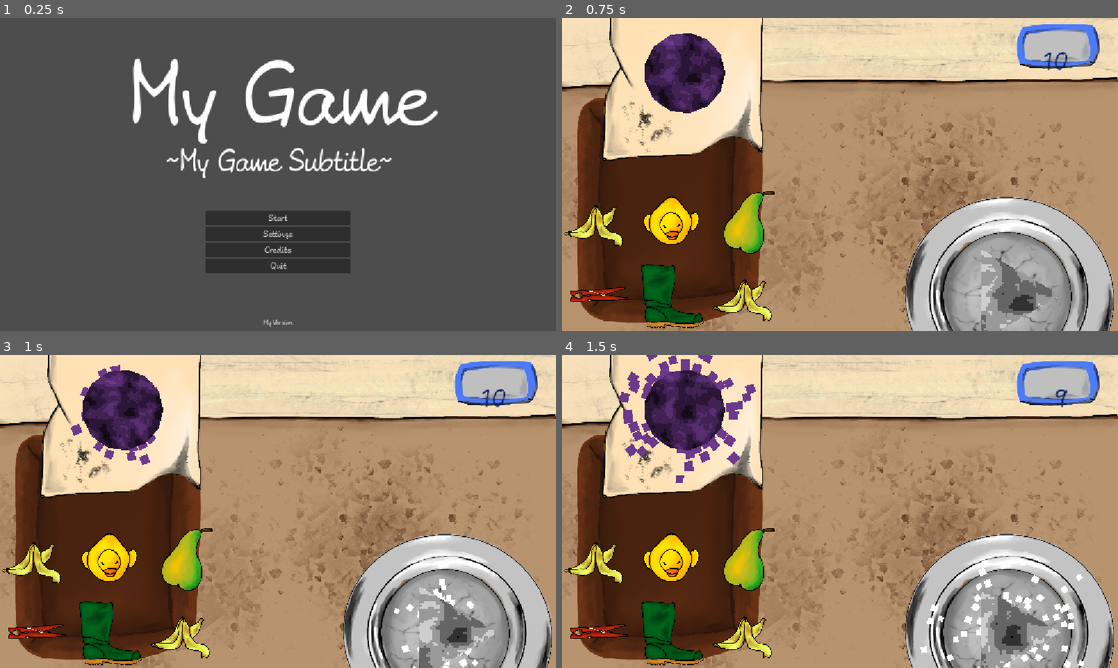
Above: before the commit, frames 1-4 (two rows, left to right).
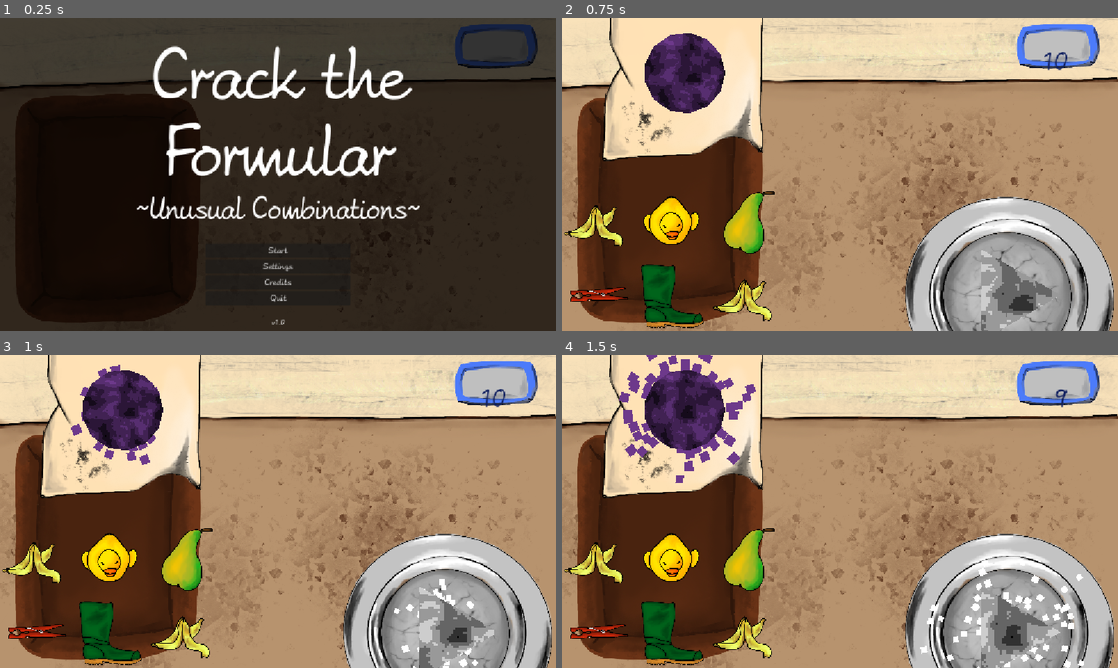
Above: after the commit, the same moments.

Repository: KIT-GameJam/Firework-Craft
Game: Godot game, scene res://gamemanager/gamemanager.tscn
The game is run twice, just before and just after one commit, with the same random seed, the same clock (stepped at 60 frames per second) and the same inputs.
Inputs (mouse positions are in pixels of both pictures, inside the frame that each line leads up to):
- Up to frame 1 (0.25 s): no input
- Up to frame 2 (0.75 s): click "Start" at 0.5 s
- Up to frame 3 (1 s): no input
- Up to frame 4 (1.5 s): tap Enter at 1.25 s; move the mouse to (684, 398) at 1.27 s; hold D (move_right) from 1.28 s (still down); click (684, 398) at 1.42 s

The runs differ from the first frame. In frame 1, 95% of the frame differs, in the area x 0-100%, y 0-100%; in frame 2, nothing differs; in frame 3, nothing differs; in frame 4, nothing differs.

Commit message:
edit project name and screen backgrounds

Diff:
--- a/project.godot
+++ b/project.godot
@@ -10,9 +10,10 @@
 
 [application]
 
-config/name="Firework Craft"
+config/name="Crack the Formular"
 run/main_scene="res://gamemanager/gamemanager.tscn"
 config/features=PackedStringArray("4.5", "GL Compatibility")
+boot_splash/bg_color=Color(0.19215687, 0.15294118, 0.11372549, 1)
 config/icon="res://icon.svg"
 
 [autoload]
--- a/ui/screens/day-over-screen/day_over_screen.tscn
+++ b/ui/screens/day-over-screen/day_over_screen.tscn
@@ -1,7 +1,8 @@
-[gd_scene load_steps=3 format=3 uid="uid://u1l0uufcdwif"]
+[gd_scene load_steps=4 format=3 uid="uid://u1l0uufcdwif"]
 
 [ext_resource type="Theme" uid="uid://hheneshfv1b2" path="res://ui/themes/your_theme.tres" id="1_nk6t1"]
 [ext_resource type="Script" uid="uid://b8kvsir2e8n1b" path="res://ui/screens/day-over-screen/day_over_screen.gd" id="2_hheev"]
+[ext_resource type="Texture2D" uid="uid://dql4xoxu7o26a" path="res://textures/counter.png" id="3_wgr8u"]
 
 [node name="DayOverScreen" type="Control"]
 layout_mode = 3
@@ -13,6 +14,17 @@
 theme = ExtResource("1_nk6t1")
 script = ExtResource("2_hheev")
 
+[node name="TextureRect" type="TextureRect" parent="."]
+modulate = Color(0.26657522, 0.2665752, 0.2665752, 1)
+layout_mode = 1
+anchors_preset = 15
+anchor_right = 1.0
+anchor_bottom = 1.0
+grow_horizontal = 2
+grow_vertical = 2
+texture = ExtResource("3_wgr8u")
+expand_mode = 1
+
 [node name="VBoxContainer" type="VBoxContainer" parent="."]
 layout_mode = 1
 anchors_preset = 15
@@ -20,6 +32,9 @@
 anchor_bottom = 1.0
 grow_horizontal = 2
 grow_vertical = 2
+
+[node name="MarginContainer" type="MarginContainer" parent="VBoxContainer"]
+layout_mode = 2
 
 [node name="Title" type="Label" parent="VBoxContainer"]
 layout_mode = 2
@@ -42,6 +57,9 @@
 theme = ExtResource("1_nk6t1")
 step = 1.0
 
+[node name="MarginContainer4" type="MarginContainer" parent="VBoxContainer"]
+layout_mode = 2
+
 [node name="Button" type="Button" parent="VBoxContainer"]
 layout_mode = 2
 size_flags_horizontal = 4
@@ -50,4 +68,8 @@
 theme_type_variation = &"FlatButton"
 text = "Continue"
 
+[node name="MarginContainer3" type="MarginContainer" parent="VBoxContainer"]
+layout_mode = 2
+theme_override_constants/margin_bottom = 16
+
 [connection signal="pressed" from="VBoxContainer/Button" to="." method="_on_button_pressed"]
--- a/ui/screens/title-screen/title_screen.tscn
+++ b/ui/screens/title-screen/title_screen.tscn
@@ -1,10 +1,11 @@
-[gd_scene load_steps=6 format=3 uid="uid://ddc3qfst7mbgc"]
+[gd_scene load_steps=7 format=3 uid="uid://ddc3qfst7mbgc"]
 
 [ext_resource type="Theme" uid="uid://hheneshfv1b2" path="res://ui/themes/your_theme.tres" id="1_qt2rq"]
 [ext_resource type="Script" uid="uid://1mjt83fygiua" path="res://ui/screens/title-screen/title_screen.gd" id="1_rm86k"]
+[ext_resource type="Texture2D" uid="uid://dql4xoxu7o26a" path="res://textures/counter.png" id="3_xh72y"]
 
 [sub_resource type="LabelSettings" id="LabelSettings_s0ue6"]
-font_size = 150
+font_size = 120
 
 [sub_resource type="LabelSettings" id="LabelSettings_73xnf"]
 font_size = 50
@@ -22,46 +23,60 @@
 theme = ExtResource("1_qt2rq")
 script = ExtResource("1_rm86k")
 
+[node name="TextureRect" type="TextureRect" parent="."]
+modulate = Color(0.26666668, 0.26666668, 0.26666668, 1)
+layout_mode = 1
+anchors_preset = 15
+anchor_right = 1.0
+anchor_bottom = 1.0
+grow_horizontal = 2
+grow_vertical = 2
+texture = ExtResource("3_xh72y")
+expand_mode = 1
+
 [node name="CenterContainer" type="CenterContainer" parent="."]
 layout_mode = 1
 anchors_preset = 15
 anchor_right = 1.0
 anchor_bottom = 1.0
-offset_left = 2.0
-offset_top = 20.0
-offset_right = 2.0
-offset_bottom = -269.0
+offset_top = 8.0
+offset_bottom = -180.0
 grow_horizontal = 2
 grow_vertical = 2
 
 [node name="VBoxContainer" type="VBoxContainer" parent="CenterContainer"]
 layout_mode = 2
+alignment = 1
 
 [node name="Label" type="Label" parent="CenterContainer/VBoxContainer"]
 custom_minimum_size = Vector2(731.345, 0)
 layout_mode = 2
-text = "My Game"
+text = "Crack the Formular"
 label_settings = SubResource("LabelSettings_s0ue6")
 horizontal_alignment = 1
-autowrap_mode = 2
+autowrap_mode = 3
 
 [node name="Label2" type="Label" parent="CenterContainer/VBoxContainer"]
 custom_minimum_size = Vector2(731.345, 0)
 layout_mode = 2
-text = "~My Game Subtitle~"
+text = "~Unusual Combinations~"
 label_settings = SubResource("LabelSettings_73xnf")
 horizontal_alignment = 1
 autowrap_mode = 2
 
 [node name="CenterContainer2" type="CenterContainer" parent="."]
 layout_mode = 1
-anchors_preset = 15
-anchor_right = 1.0
+anchors_preset = 7
+anchor_left = 0.5
+anchor_top = 1.0
+anchor_right = 0.5
 anchor_bottom = 1.0
-offset_top = 309.0
-offset_bottom = -28.0
+offset_left = -150.0
+offset_top = -197.0
+offset_right = 150.0
+offset_bottom = -36.0
 grow_horizontal = 2
-grow_vertical = 2
+grow_vertical = 0
 
 [node name="VBoxContainer" type="VBoxContainer" parent="CenterContainer2"]
 custom_minimum_size = Vector2(300, 0)
@@ -105,7 +120,7 @@
 offset_bottom = -2.0
 grow_horizontal = 2
 grow_vertical = 0
-text = "My Version"
+text = "v1.0"
 label_settings = SubResource("LabelSettings_wly7t")
 horizontal_alignment = 1
 
